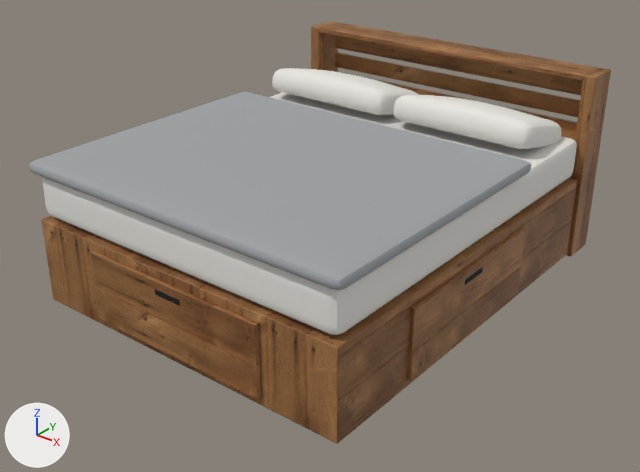
The glTF model models/bed-janis.glb as it was, and as the next commit left it.
The view is the same before and after, from a 50 mm lens placed at (2.31, -2.98, 2.01), pointed at (0.02, -0.12, 0.24). Arrows for +X, +Y and +Z are at lower left; the lights stay in place. The older version comes first. Where no turn or scale is listed for an object, it has been applied to the vertices. Vertices at exactly the same position are counted once.
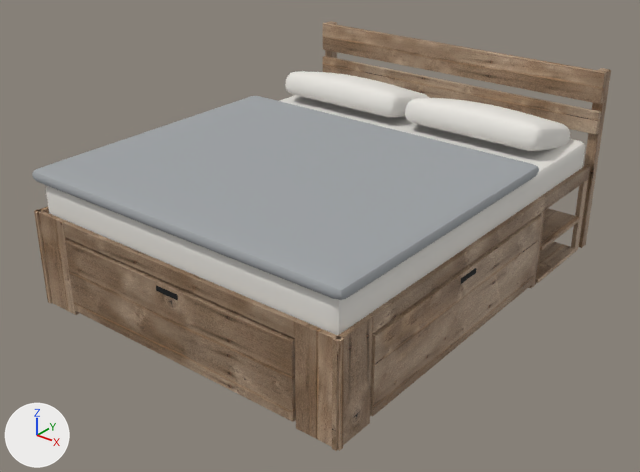
Where the change shows, as pixel boxes [x1, y1, x2, y2] in the pictures (640 x 472 px; the box of a moved part takes in the faces that stretch with it):
'Mesh_0', surface changed, reshaped: before [41, 21, 611, 444]; after [34, 21, 611, 451]
'Mesh_3', rescaled: before [29, 92, 531, 290]; after [32, 96, 539, 300]
'Mesh_2', reshaped, moved, rescaled: before [43, 68, 577, 335]; after [46, 71, 585, 335]
part 1 of me_mesh_0, moved or reshaped: before [335, 53, 580, 117]; after [323, 56, 601, 135]
part 2 of me_mesh_0, moved or reshaped (not visible afterwards): before [41, 178, 577, 444]
part 3 of me_mesh_0, moved or reshaped: before [91, 251, 261, 399]; after [65, 239, 296, 422]
part 4 of me_mesh_0, moved or reshaped (not visible afterwards): before [319, 23, 598, 81]
part 5 of me_mesh_0, moved or reshaped (not visible afterwards): before [407, 228, 525, 381]
part 6 of me_mesh_0, moved or reshaped (not visible before): after [528, 211, 545, 288]
part 7 of me_mesh_0, moved or reshaped (mostly hidden before): before [561, 128, 576, 140]; after [536, 241, 576, 283]
part 8 of me_mesh_0, added (brown): after [540, 208, 580, 251]
part 9 of me_mesh_0, added (brown): after [370, 216, 541, 416]
part 10 of me_mesh_0, added (brown): after [35, 209, 345, 451]
part 11 of me_mesh_0, added (brown): after [34, 206, 52, 304]
part 12 of me_mesh_0, added: after [332, 165, 590, 451]
part 13 of me_mesh_0, added (mostly hidden): after [74, 241, 371, 421]
part 14 of me_mesh_0, deleted (mostly hidden): before [337, 71, 577, 131]
part 15 of me_mesh_0, moved or reshaped: before [311, 21, 611, 257]; after [323, 21, 611, 248]
part 16 of me_mesh_2, moved or reshaped: before [43, 92, 577, 335]; after [46, 95, 585, 335]
part 17 of me_mesh_2, moved or reshaped: before [272, 68, 419, 115]; after [285, 71, 429, 117]
part 18 of me_mesh_2, moved or reshaped: before [393, 95, 561, 149]; after [405, 98, 570, 151]

Diff of the bpy script that builds the scene:
```diff
--- a/models/bed-janis.glb.py
+++ b/models/bed-janis.glb.py
@@ mat_honey_pine @@
 n2 = _N.new('ShaderNodeMix'); n2.name = 'Mix'
 n2.inputs[0].default_value = 1.0  # 'Factor'
-n2.inputs[7].default_value = (0.815, 0.479, 0.231, 1.0)  # 'B', beige #e9b884
+n2.inputs[7].default_value = (1.0, 0.905, 0.888, 1.0)  # 'B', white #fff4f2
 n3 = _N.new('ShaderNodeTexImage'); n3.name = 'Image Texture'
@@ me_mesh_0 @@
-me_mesh_0.from_pydata(...)  # 1976 vertices, 3900 faces; spans x -0.83..0.83, y -1.04..1.04, z -0.46..0.46
+me_mesh_0.from_pydata(...)  # 3938 vertices, 7800 faces; spans x -0.83..0.83, y -1.03..1.03, z -0.46..0.46
+# me_mesh_0 part 1: the loose piece of 152 vertices spanning x -0.77..0.77, y 1.0..1.03, z 0.2..0.28 is scaled about its middle by (1.08, 1, 1.4), then moved by (0.0, -0.04, -0.04)
+# me_mesh_0 part 2: the loose piece of 152 vertices spanning x -0.81..0.81, y -1.02..0.85, z -0.45..-0.04 is scaled about its middle by (0.593, 0.277, 1.08), then moved by (0.0, 0.78, 0.0)
+# me_mesh_0 part 3: the loose piece of 152 vertices spanning x -0.46..0.46, y -1.04..-1.02, z -0.4..-0.09 is scaled about its middle by (1.37, 1.18, 1.07), then moved by (0.0, 0.0, -0.01)
+# me_mesh_0 part 4: the loose piece of 152 vertices spanning x -0.77..0.77, y 0.85..1.04, z 0.43..0.46 is scaled about its middle by (0.219, 2.37, 0.811), then moved by (-0.66, -0.25, -0.71)
+# me_mesh_0 part 5: the loose piece of 152 vertices spanning x 0.81..0.83, y -0.58..0.28, z -0.4..-0.09 is scaled about its middle by (1.18, 1.46, 1.07), then moved by (-1.64, -0.05, -0.01)
+# me_mesh_0 part 6: the loose piece of 152 vertices spanning x -0.77..0.77, y 1.0..1.03, z -0.02..0.06 is scaled about its middle by (0.0123, 2.23, 4.97), then moved by (0.81, -0.55, -0.29)
+# me_mesh_0 part 7: the loose piece of 152 vertices spanning x 0.4..0.77, y 0.87..1.03, z 0.11..0.14 is scaled about its middle by (0.931, 2.66, 0.774), then moved by (0.07, -0.24, -0.56)
+# me_mesh_0 part 8: the loose piece of 152 vertices spanning x 0.4..0.77, y 0.87..1.03, z 0.11..0.14 is copied, and the copy is scaled about its middle by (0.931, 2.66, 0.774), then moved by (0.07, -0.24, -0.39); it spans x 0.49..0.83, y 0.49..0.91, z -0.27..-0.25
+# me_mesh_0 part 9: the loose piece of 152 vertices spanning x 0.81..0.83, y -0.58..0.28, z -0.4..-0.09 is copied, and the copy is scaled about its middle by (1.18, 1.46, 1.07), then moved by (0.0, -0.05, -0.01); it spans x 0.81..0.83, y -0.83..0.44, z -0.42..-0.09
+# me_mesh_0 part 10: a new loose piece of 452 vertices spanning x -0.83..0.83, y -1.03..-1.01, z -0.46..-0.01, in mat_honey_pine
+# me_mesh_0 part 11: a new loose piece of 452 vertices spanning x -0.82..-0.8, y -1.03..0.96, z -0.46..-0.01, in mat_honey_pine
+# me_mesh_0 part 12: a new loose piece of 452 vertices spanning x 0.8..0.82, y -1.03..0.96, z -0.46..-0.01, in mat_honey_pine
+# me_mesh_0 part 13: a new loose piece of 152 vertices spanning x -0.8..0.8, y -0.99..0.44, z -0.46..-0.03, in mat_honey_pine
+# me_mesh_0 part 14: the loose piece of 152 vertices spanning x -0.77..0.77, y 1.0..1.03, z 0.1..0.17 is deleted
+# me_mesh_0 part 15: 12 vertices moved within x -0.78..0.78, y 1.03, z -0.46..0.46; 384 vertices removed from x -0.83..0.83, y 0.85..1.04, z -0.46..0.46; 382 vertices added at x -0.83..0.83, y 0.96..1.03, z -0.46..0.46
+# other edits to the shape of me_mesh_0 do not show in these pictures
 me_mesh_0.materials.append(mat_honey_pine)
@@ me_mesh_2 @@
 # used by ob_mesh_2; location = (0.0, -0.075, 0.604); scale = (0.93, 0.93, 0.93)
-me_mesh_2.from_pydata(...)  # 7242 vertices, 14472 faces; spans x -0.86..0.86, y -1.0..1.0, z -0.2..0.2
+me_mesh_2.from_pydata(...)  # 7242 vertices, 14472 faces; spans x -0.82..0.82, y -1.0..1.0, z -0.19..0.19
+# me_mesh_2 part 16: the loose piece of 4482 vertices spanning x -0.86..0.86, y -1.0..1.0, z -0.2..0.02 is scaled about its middle by (0.951, 1, 0.952)
+# me_mesh_2 part 17: the loose piece of 1380 vertices spanning x -0.8..-0.03, y 0.51..0.93, z -0.02..0.2 is scaled about its middle by 0.951, then moved by (0.02, 0.01, 0.0)
+# me_mesh_2 part 18: the loose piece of 1380 vertices spanning x 0.03..0.8, y 0.51..0.93, z -0.02..0.2 is scaled about its middle by 0.951, then moved by (-0.02, 0.01, 0.0)
 me_mesh_2.materials.append(mat_linen)
@@ me_mesh_3 @@
-me_mesh_3.from_pydata(...)  # 3842 vertices, 7680 faces; spans x -0.83..0.83, y -0.67..0.67, z -0.04..0.04
+me_mesh_3.from_pydata(...)  # 3842 vertices, 7680 faces; spans x -0.83..0.83, y -0.7..0.7, z -0.04..0.04
+# me_mesh_3 part 19: the whole mesh is scaled about its middle by (1, 1.05, 1)
 me_mesh_3.materials.append(mat_linen_grey)
@@ ob_mesh_2 @@
 ob_mesh_2 = bpy.data.objects.new('Mesh_2', me_mesh_2)
-ob_mesh_2.location = (0.0, -0.075, 0.604)
-ob_mesh_2.scale = (0.93, 0.93, 0.93)
+ob_mesh_2.location = (0.0, -0.018, 0.564)
+ob_mesh_2.scale = (0.978, 0.978, 0.978)
@@ ob_mesh_3 @@
 ob_mesh_3 = bpy.data.objects.new('Mesh_3', me_mesh_3)
-ob_mesh_3.location = (0.0, -0.365, 0.66)
+ob_mesh_3.location = (0.0, -0.321, 0.62)
```
